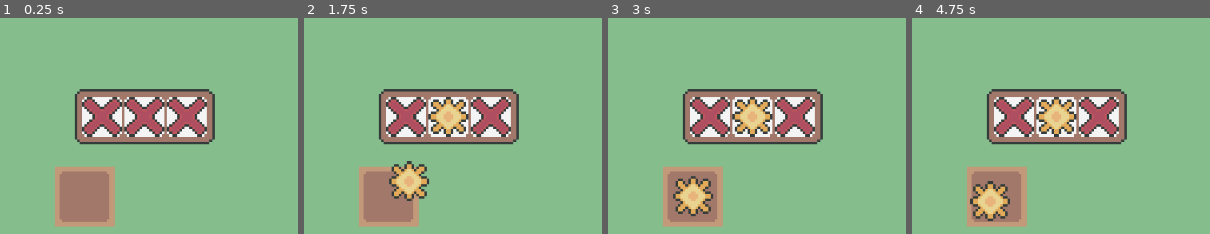
Above: before the commit, frames 1-4 (left to right).
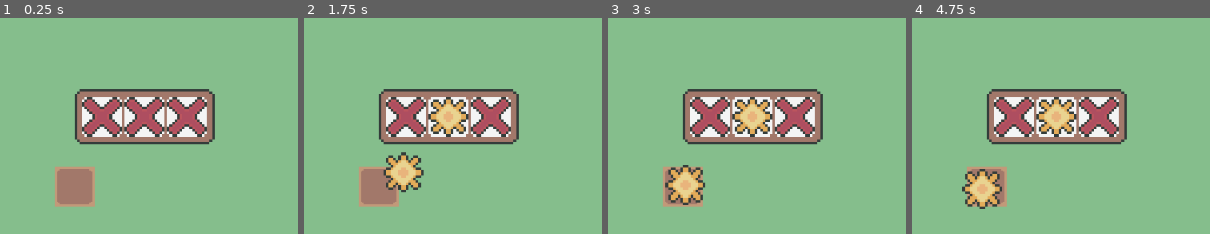
Above: after the commit, the same moments.

Repository: eric-marsh/farminata
Game: Godot game, scene res://scene/scene_switcher.tscn
The game is run twice, just before and just after one commit, with the same random seed, the same clock (stepped at 60 frames per second) and the same inputs.
Inputs (mouse positions are in pixels of both pictures, inside the frame that each line leads up to):
- Up to frame 1 (0.25 s): no input
- Up to frame 2 (1.75 s): tap Enter at 0.5 s; move the mouse to (447, 117) at 0.52 s; tap Mouse wheel down (SCROLL_DOWN) at 0.6 s; click (447, 117) at 0.67 s; tap Space (ui_select) at 0.77, 1.52 s; move the mouse to (outside the picture) at 1.27 s; tap Mouse wheel up (SCROLL_UP) at 1.35 s; click (outside the picture) at 1.42 s
- Up to frame 3 (3 s): move the mouse to (outside the picture) at 2.02 s; tap Mouse wheel down (SCROLL_DOWN) at 2.1 s; click (outside the picture) at 2.17 s; move the mouse to (outside the picture) at 2.77 s; tap Mouse wheel up (SCROLL_UP) at 2.85 s; click (outside the picture) at 2.92 s
- Up to frame 4 (4.75 s): tap Space (ui_select) at 3.02, 3.77, 4.52 s; move the mouse to (outside the picture) at 3.52 s; tap Mouse wheel down (SCROLL_DOWN) at 3.6 s; click (outside the picture) at 3.67 s; move the mouse to (953, 175) at 4.27 s; tap Mouse wheel up (SCROLL_UP) at 4.35 s; click (953, 175) at 4.42 s

The runs differ from the first frame. In frame 1, 3.6% of the frame differs, in the area x 18-39%, y 68-97%; in frame 2, 4.7%; in frame 3, 5.0%; in frame 4, 5.1%, in the area x 16-39%, y 68-97%.

Commit message:
resize plots + plant seed

Diff:
--- a/scene/plot.tscn
+++ b/scene/plot.tscn
@@ -4,7 +4,7 @@
 [ext_resource type="Texture2D" uid="uid://d2go8llpcolsq" path="res://img/plot/plot_dry.png" id="2_8yg48"]
 
 [sub_resource type="RectangleShape2D" id="RectangleShape2D_4pdpe"]
-size = Vector2(48, 48)
+size = Vector2(32, 32)
 
 [node name="Plot" type="Node2D"]
 script = ExtResource("1_xmivb")
@@ -13,11 +13,14 @@
 position = Vector2(8, 8)
 
 [node name="CollisionShape2D" type="CollisionShape2D" parent="Area2D"]
-position = Vector2(16, 16)
+position = Vector2(8, 8)
 shape = SubResource("RectangleShape2D_4pdpe")
 
-[node name="Sprite2D" type="Sprite2D" parent="."]
+[node name="Dirt" type="Sprite2D" parent="."]
 texture = ExtResource("2_8yg48")
 centered = false
 
+[node name="Plant" type="Sprite2D" parent="."]
+centered = false
+
 [connection signal="body_entered" from="Area2D" to="." method="_on_area_2d_body_entered"]
--- a/script/plot.gd
+++ b/script/plot.gd
@@ -4,6 +4,8 @@
 
 const PLOT_WET = preload("res://img/plot/plot_wet.png")
 const PLOT_DRY = preload("res://img/plot/plot_dry.png")
+
+const SEED = preload("res://img/plants/seed.png")
 
 @export var plot_state: Enum.Plot_State = Enum.Plot_State.Dry
 @export var plot_growth_state: Enum.Plot_Growth_State = Enum.Plot_Growth_State.None
@@ -13,11 +15,10 @@
 var size: Vector2
 
 func _ready() -> void:
-	size = Vector2($Sprite2D.texture.get_width(), $Sprite2D.texture.get_height())
+	size = Vector2($Dirt.texture.get_width(), $Dirt.texture.get_height())
 
 func _process(delta: float) -> void:
 	pass
-
 
 func _on_area_2d_body_entered(body: Node2D) -> void:
 	print("body emtered")
@@ -25,8 +26,6 @@
 		return
 	print("body ios droppable")
 	apply_droppable(body)
-
-
 
 #{ Blurry, X, Water, Sun, Carrot_Seed }
 func apply_droppable(d: droppable):
@@ -37,11 +36,22 @@
 				update_plot()
 				d.queue_free()
 				return
-
+		Enum.Output_Type.Carrot_Seed:
+			if plot_growth_state == Enum.Plot_Growth_State.None:
+				plot_growth_state = Enum.Plot_Growth_State.Seed
+				update_plot()
+				d.queue_free()
+				return
 
 func update_plot():
 		match plot_state:
 			Enum.Plot_State.Dry:
-				$Sprite2D.texture = PLOT_DRY
+				$Dirt.texture = PLOT_DRY
 			Enum.Plot_State.Wet:
-				$Sprite2D.texture = PLOT_WET
+				$Dirt.texture = PLOT_WET
+
+		match plot_growth_state:
+			Enum.Plot_Growth_State.None:
+				$Plant.texture = null
+			Enum.Plot_Growth_State.Seed:
+				$Plant.texture = SEED
Binary file added: img/plants/carrot/pickable.png
Not shown, added: img/plants/carrot/pickable.png.import
Binary file added: img/plants/carrot/produce.png
Not shown, added: img/plants/carrot/produce.png.import
Binary file added: img/plants/carrot/sapling_1.png
Not shown, added: img/plants/carrot/sapling_1.png.import
Binary file added: img/plants/carrot/sapling_2.png
Not shown, added: img/plants/carrot/sapling_2.png.import
Binary file added: img/plants/seed.png
Not shown, added: img/plants/seed.png.import
Binary file changed: img/plot/plot_dry.png
Binary file changed: img/plot/plot_wet.png
